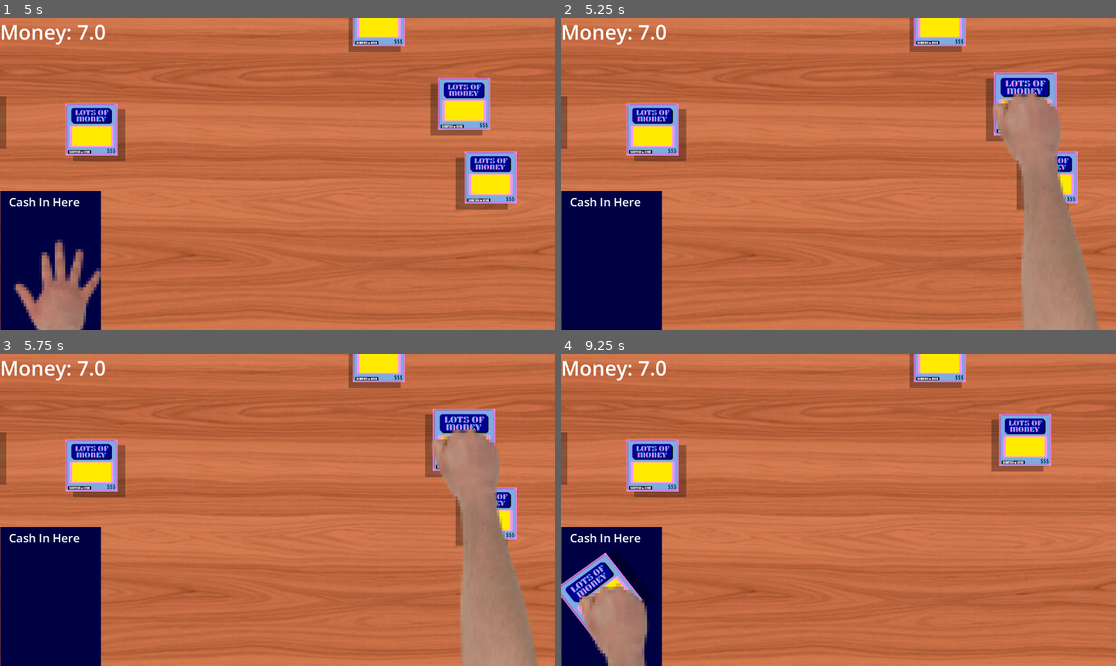
Above: before the commit, frames 1-4 (two rows, left to right).
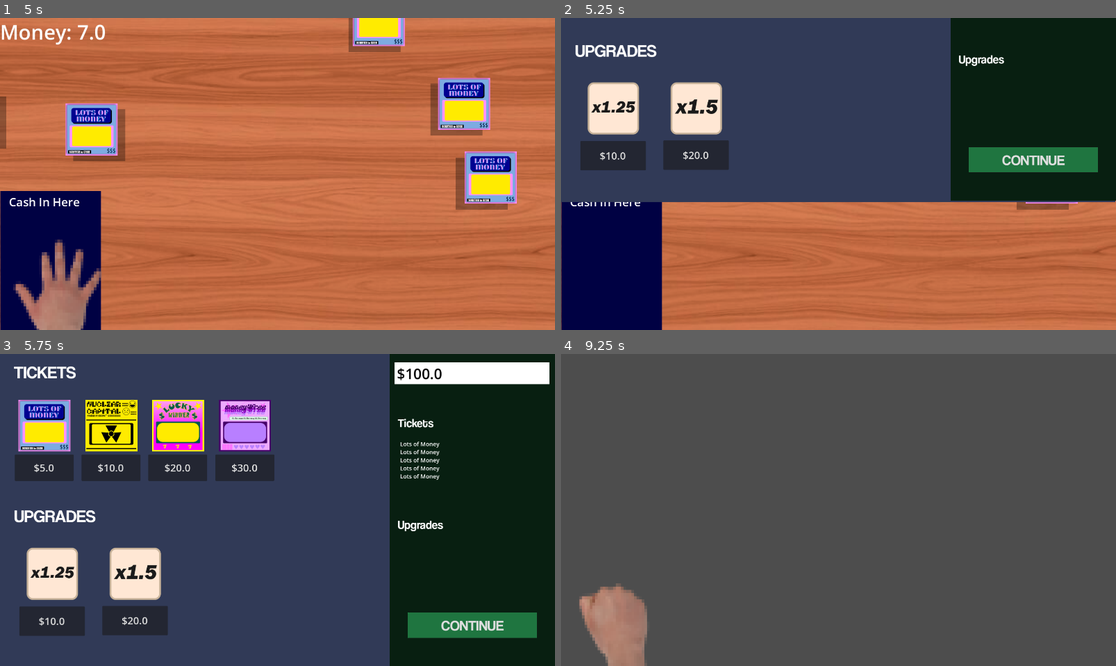
Above: after the commit, the same moments.

Repository: Hien-Trinh/ScratchOff
Game: Godot game, scene res://game_view.tscn
Same seed, same stepped clock (60 frames per second), same inputs: the game is played once before the commit and once after it. This scene is started directly instead of the project's main scene.
Inputs (mouse positions are in pixels of both pictures, inside the frame that each line leads up to):
- Up to frame 1 (5 s): drag from (44, 289) to (333, 105) at 0.52 s; drag from (249, 71) to (49, 261) at 1.27 s; move the mouse to (377, 21) at 2.02 s; press the mouse at (377, 21) at 2.03 s; release the mouse at (377, 21) at 2.75 s; tap Enter at 2.75 s; drag from (410, 83) to (111, 127) at 2.77 s; drag from (360, 233) to (49, 261) at 3.52 s; drag from (438, 177) to (49, 261) at 4.27 s
- Up to frame 2 (5.25 s): move the mouse to (1027, 105) at 5.02 s; press the mouse at (1027, 105) at 5.03 s
- Up to frame 3 (5.75 s): no input
- Up to frame 4 (9.25 s): release the mouse at (1027, 441) at 5.75 s; click (1032, 625) at 5.75 s, where only the run after the commit has a clickable "CONTINUE"; click (1032, 428) at 6.5 s, where only the run after the commit has a clickable "CONTINUE"; tap Space at 7.25 s; drag from (1049, 513) to (727, 525) at 7.27 s; move the mouse to (960, 494) at 8.02 s; press the mouse at (960, 494) at 8.03 s; release the mouse at (960, 494) at 8.75 s; tap Enter at 8.75 s; drag from (727, 525) to (610, 597) at 8.77 s

Frame 1 is identical in both runs. In frame 2, 64% of the frame differs, in the area x 0-100%, y 0-100%; in frame 3, 100%; in frame 4, 98%.

Commit message:
Card spawn bug fix

Diff:
--- a/scripts/game_view.gd
+++ b/scripts/game_view.gd
@@ -40,7 +40,7 @@
 	add_child(hand)
 	var game_timer = Timer.new()
 	add_child(game_timer)
-	game_timer.set_wait_time(15.0) # Seconds
+	game_timer.set_wait_time(5.0) # Seconds
 	game_timer.connect("timeout", Callable(self,"_on_timer_timeout"))
 	# Create a countdown animation?
 	game_timer.start()
@@ -61,3 +61,4 @@
 			await anim.animation_finished
 			hand.visible = true
 			shop_menu.visible = false
+			round_start()
